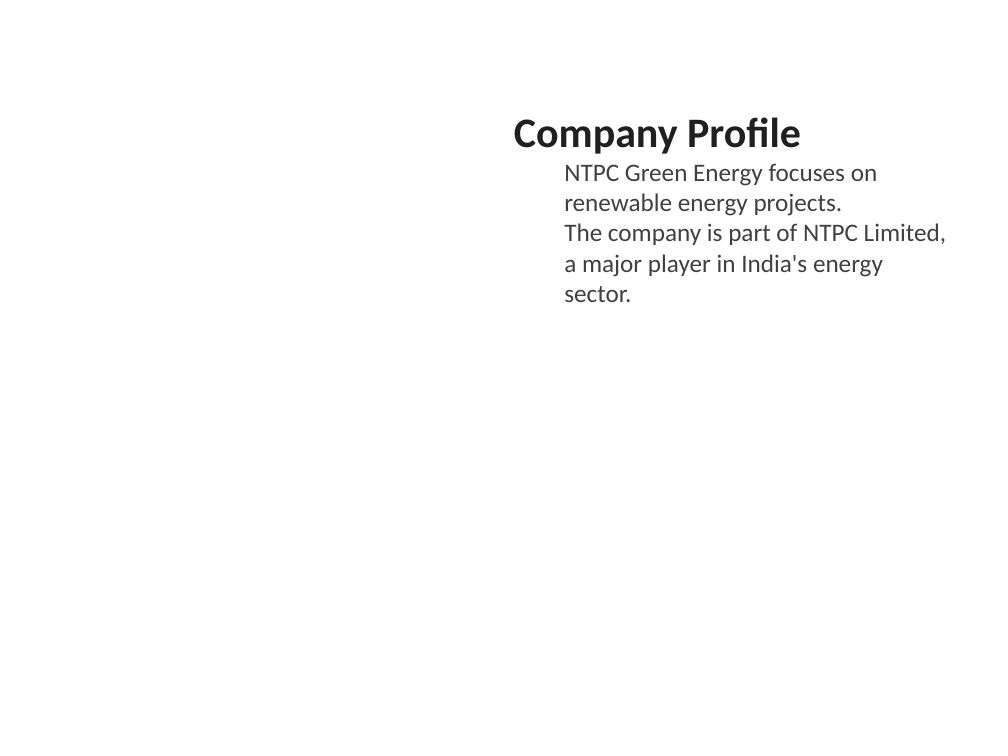
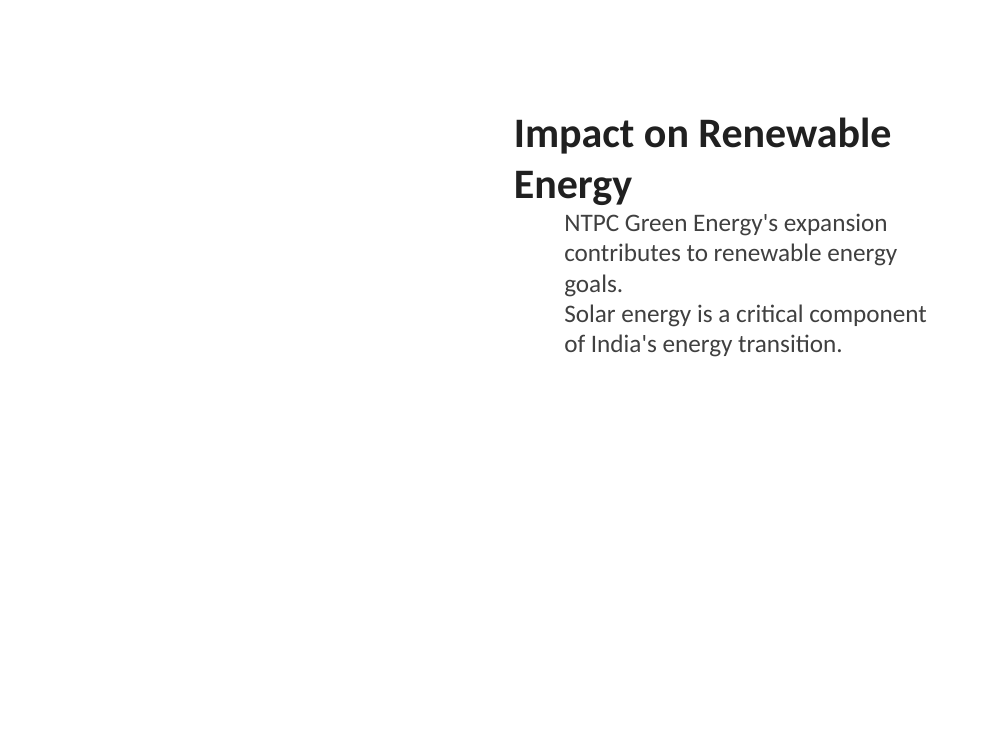
Before and after one commit to gauravsiemens1988/Linkedin-AI-Agent_Personal, a slide deck: slide 4 of drafts/linkedin_carousel.pptx. Drawn at 1008x756 pixels with LibreOffice and Linux fonts; fonts in the diff are those of the drawing. Boxes give left, top, right and bottom in pixels: in the first picture for what was removed or moved away, otherwise in the second. Text is boxed around its words. In the diff, an @@ line names an element or a change of style, - is before the commit and + after.

```diff
--- a/drafts/linkedin_carousel.pptx
+++ b/drafts/linkedin_carousel.pptx
@@ text at (x1=514, y1=117, x2=927, y2=357): text changed @@
-Company Profile
-  NTPC Green Energy focuses on renewable energy projects.
-  The company is part of NTPC Limited, a major player in India's energy sector.
+Impact on Renewable Energy
+  NTPC Green Energy's expansion contributes to renewable energy goals.
+  Solar energy is a critical component of India's energy transition.
```
Also in this commit, not shown: 5 other slides changed, 3 other files.
